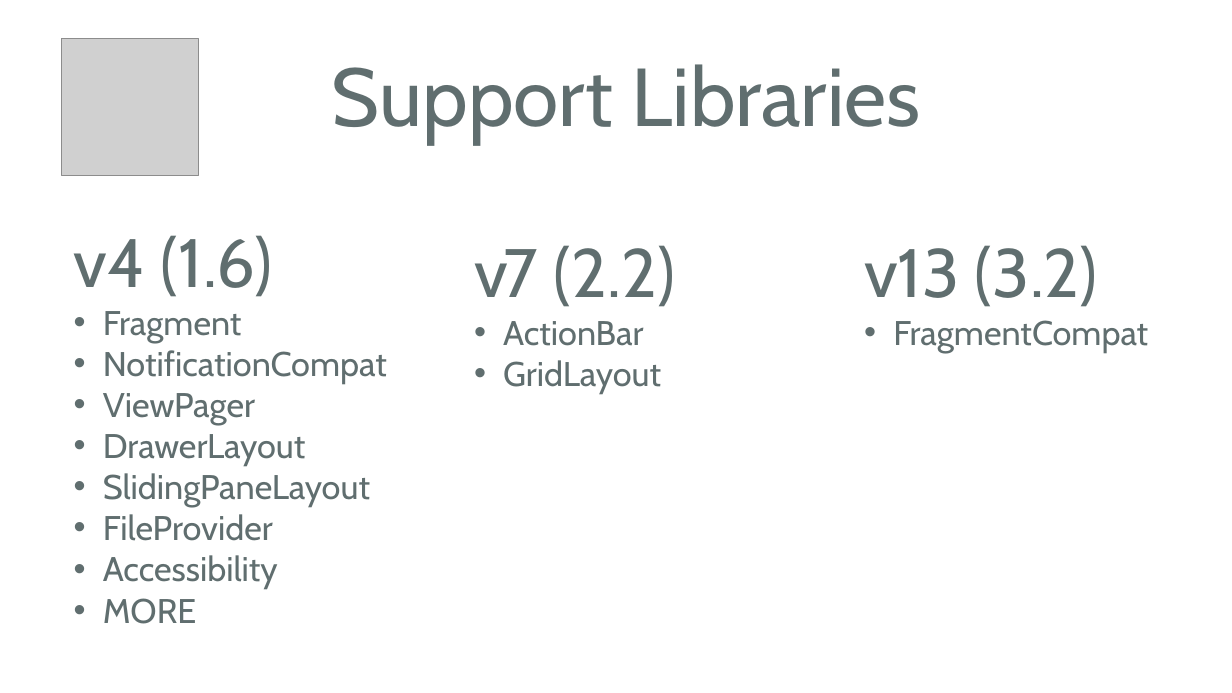
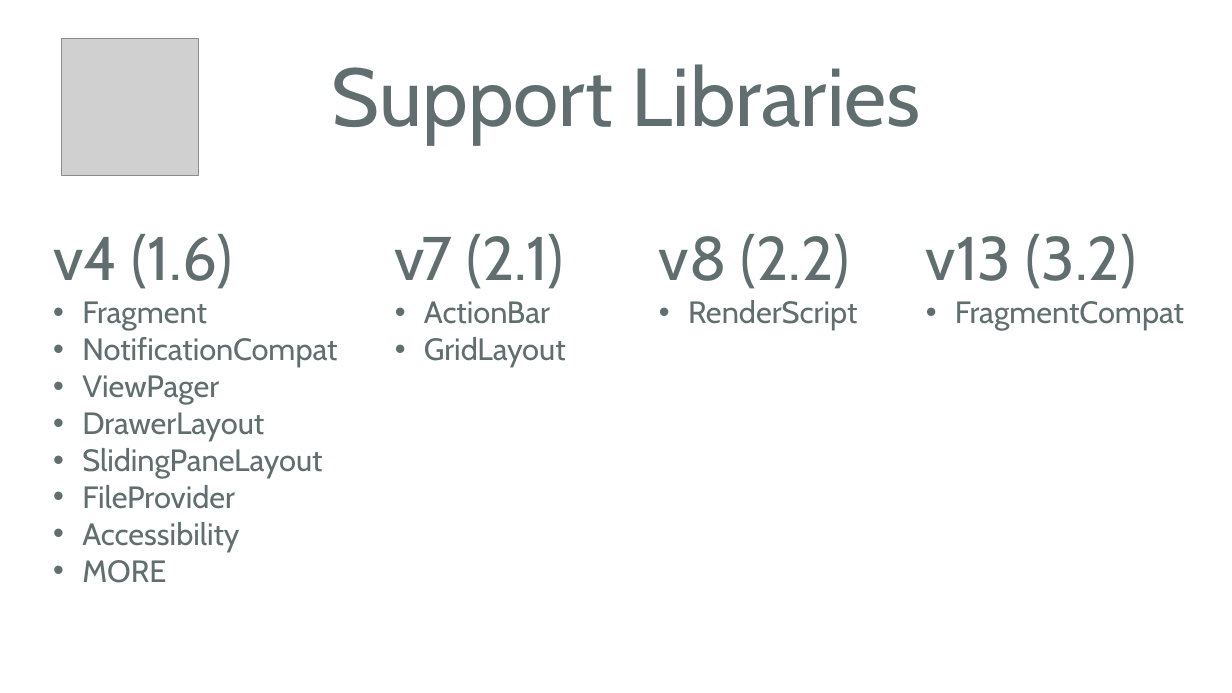
Before and after one commit to jamesmontemagno/Xamarin.Android-AppCompat, a slide deck: slide 7 of AndroidAppCompat.ppt. Drawn at 1232x693 pixels with LibreOffice and Linux fonts; fonts in the diff are those of the drawing; grey boxes stand for pictures; background and template pictures are left out. Boxes give left, top, right and bottom in pixels: in the first picture for what was removed or moved away, otherwise in the second. Text is boxed around its words. In the diff, an @@ line names an element or a change of style, - is before the commit and + after.

```diff
--- a/AndroidAppCompat.ppt
+++ b/AndroidAppCompat.ppt
@@ text "v4 (1.6)" moved from (x1=74, y1=235, x2=387, y2=624) to (x1=53, y1=234, x2=337, y2=583) @@
@@ text "v4 (1.6)" at (x1=53, y1=234, x2=337, y2=583): size 40 to 36 pt in "v4 (1.6)"; size 20 to 18 pt @@
@@ text "v7 (2.1)" moved from (x1=474, y1=245, x2=675, y2=395) to (x1=395, y1=234, x2=566, y2=367) @@
@@ text at (x1=395, y1=234, x2=563, y2=289): text changed; size 40 to 36 pt @@
-v7 (2.2)
+v7 (2.1)
@@ text added at (x1=659, y1=234, x2=857, y2=330), 18 pt, text #606E6F @@
+v8 (2.2)
+• RenderScript
@@ text "v13 (3.2)" moved from (x1=864, y1=245, x2=1148, y2=354) to (x1=926, y1=234, x2=1184, y2=330) @@
@@ text "v13 (3.2)" at (x1=926, y1=234, x2=1184, y2=330): size 40 to 36 pt in "v13 (3.2)"; size 20 to 18 pt in "FragmentCompat" @@
@@ text at (x1=424, y1=301, x2=566, y2=367): size 20 to 18 pt in "ActionBar", "GridLayout" @@
```
Also in this commit, not shown: 2 other slides changed.
